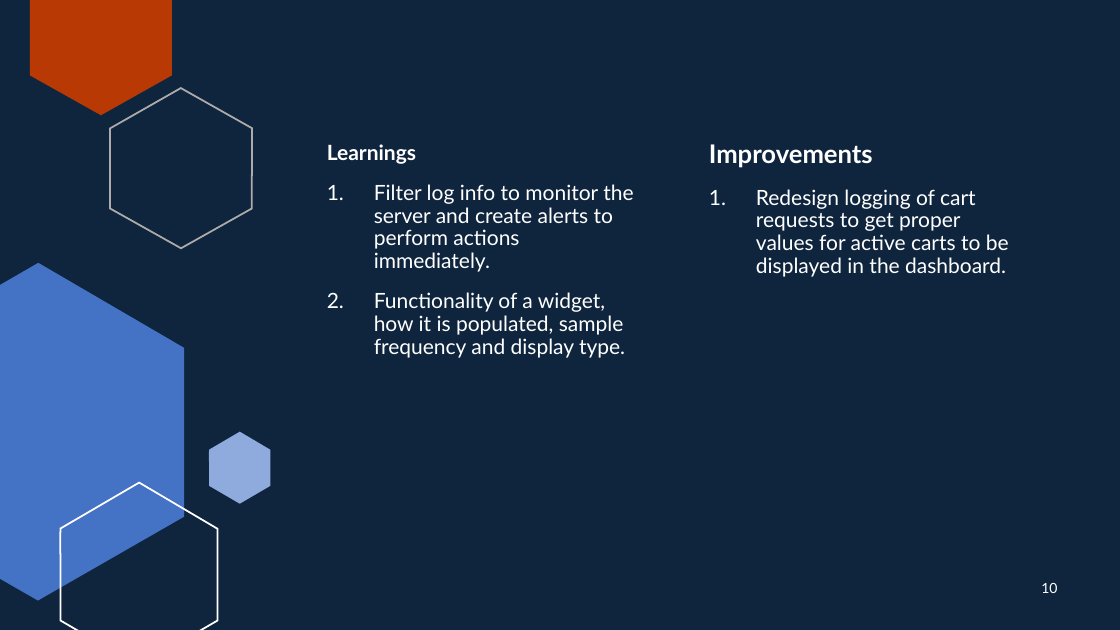
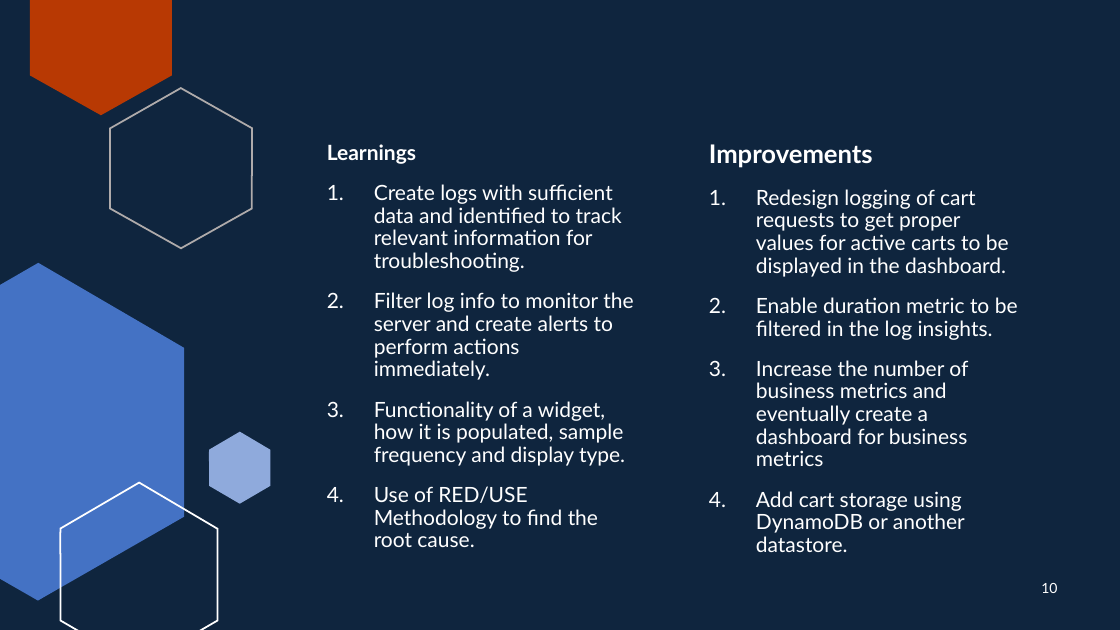
Before and after one commit to Jcaldana97/ce-lab-project-2-instrumented-monitored-service, a slide deck: slide 10 of presentation/Project2-Instrumented-Monitored-Service.pptx. Drawn at 1120x630 pixels with LibreOffice and Linux fonts; fonts in the diff are those of the drawing. Boxes give left, top, right and bottom in pixels: in the first picture for what was removed or moved away, otherwise in the second. Text is boxed around its words. In the diff, an @@ line names an element or a change of style, - is before the commit and + after.

Commit message:
Complete presentation

```diff
--- a/presentation/Project2-Instrumented-Monitored-Service.pptx
+++ b/presentation/Project2-Instrumented-Monitored-Service.pptx
@@ text at (374, 184, 622, 272): paragraph added @@
+1. Create logs with sufficient data and identified to track relevant information for troubleshooting.
@@ text at (756, 297, 1018, 552): paragraphs added @@
+2. Enable duration metric to be filtered in the log insights.
+3. Increase the number of business metrics and eventually create a dashboard for business metrics
+4. Add cart storage using DynamoDB or another datastore.
@@ text at (374, 486, 598, 547): paragraph added @@
+4. Use of RED/USE Methodology to find the root cause.
```
Also in this commit, not shown: 2 other slides changed, 1 other file.
